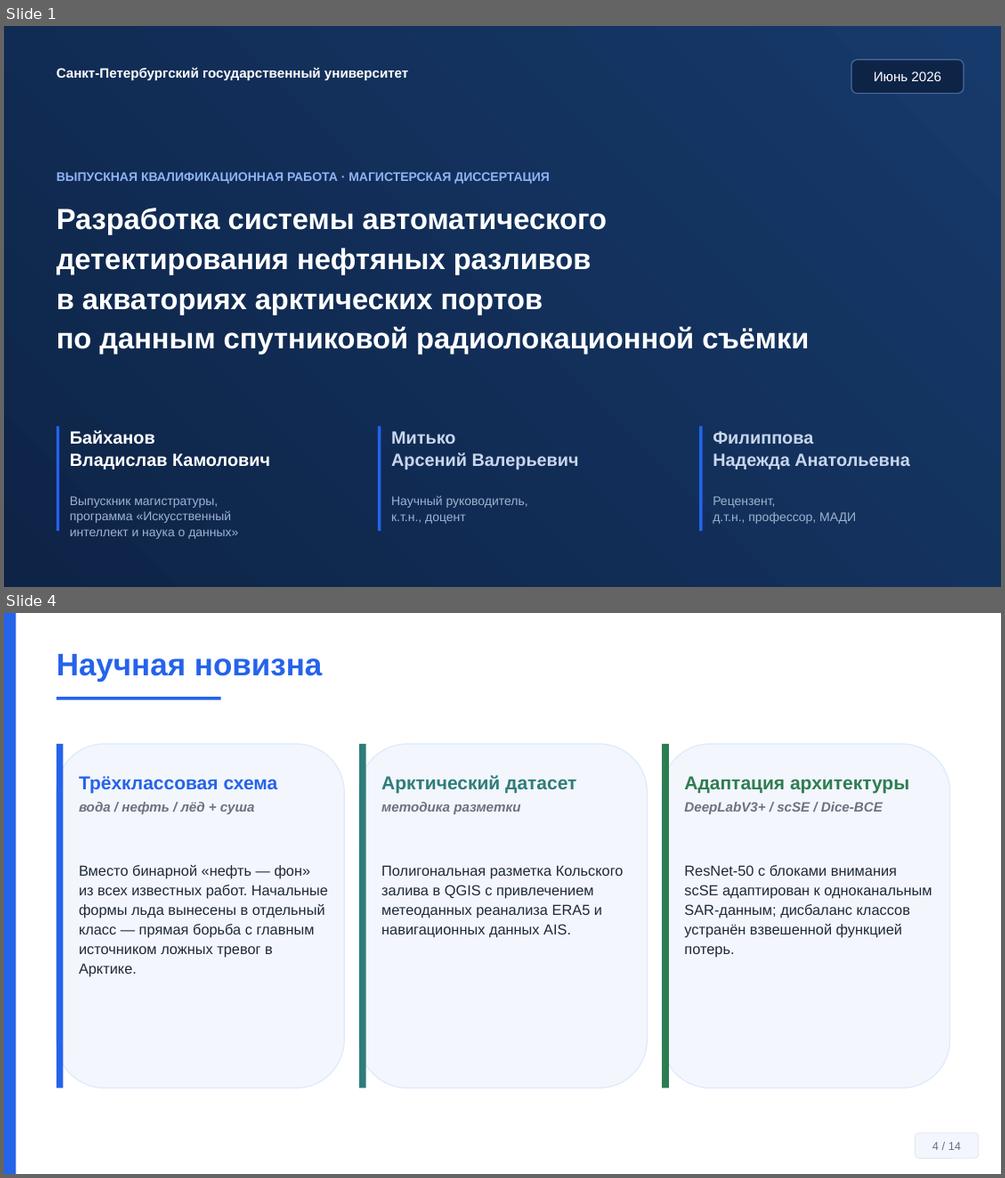
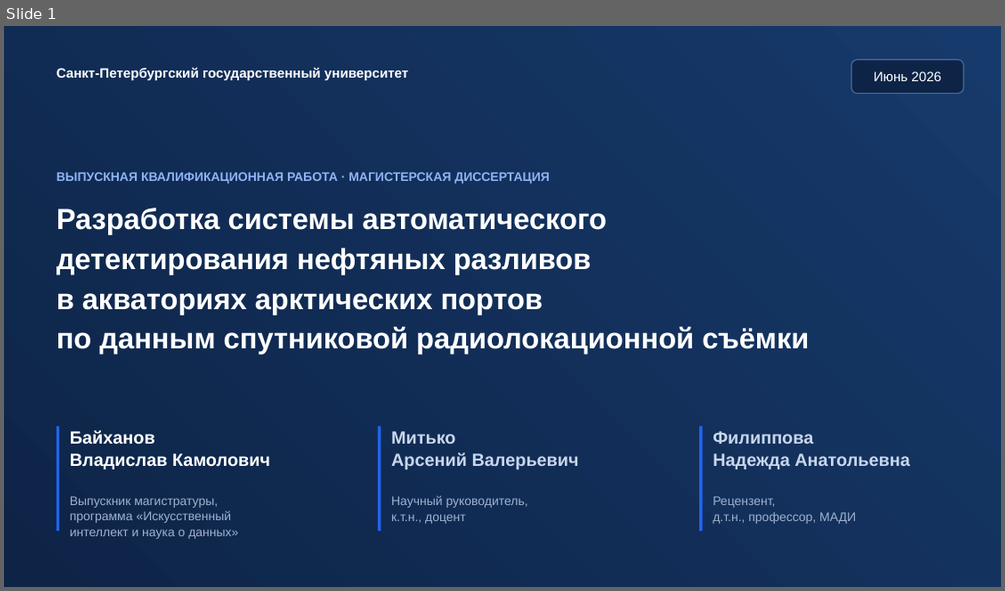
Before and after one commit to Confucius-hub/spbu_db_hw, a slide deck: thesis/vkr_final/Презентация_Финал_Байханов_2026.pptx. Shown one above the other, each under a label of ours: slides 1 and 4 before the commit, slide 1 after it; the slides between them are not shown. The pictures are 1005x1178 and 1005x591 pixels, drawn with LibreOffice and Linux fonts; fonts in the diff are those of the drawing. Boxes give left, top, right and bottom in pixels: in the first picture for what was removed or moved away, otherwise in the second. Text is boxed around its words. In the diff, an @@ line names an element or a change of style, - is before the commit and + after.

```diff
--- a/thesis/vkr_final/Презентация_Финал_Байханов_2026.pptx
+++ b/thesis/vkr_final/Презентация_Финал_Байханов_2026.pptx
@@ slide 4 removed at box(4, 613, 1001, 1174), background #FFFFFF @@
@@ rectangle removed at box(4, 613, 16, 1174) @@
@@ text removed at box(57, 654, 322, 682) @@
-Научная новизна
@@ rectangle removed at box(57, 697, 221, 699) @@
@@ rounded rectangle removed at box(57, 744, 344, 1088) @@
@@ rectangle removed at box(57, 744, 63, 1088) @@
@@ rounded rectangle removed at box(359, 744, 647, 1088) @@
@@ rectangle removed at box(359, 744, 366, 1088) @@
@@ rounded rectangle removed at box(662, 744, 950, 1088) @@
@@ rectangle removed at box(662, 744, 669, 1088) @@
@@ text removed at box(79, 776, 278, 814) @@
-Трёхклассовая схема
-вода / нефть / лёд + суша
@@ text removed at box(381, 775, 576, 814) @@
-Арктический датасет
-методика разметки
@@ text removed at box(684, 776, 909, 814) @@
-Адаптация архитектуры
-DeepLabV3+ / scSE / Dice-BCE
@@ text removed at box(79, 865, 328, 977) @@
-Вместо бинарной «нефть — фон» из всех известных работ. Начальные формы льда вынесены в отдельный класс — прямая борьба с главным источником ложных тревог в Арктике.
@@ text removed at box(381, 865, 623, 938) @@
-Полигональная разметка Кольского залива в QGIS с привлечением метеоданных реанализа ERA5 и навигационных данных AIS.
@@ text removed at box(684, 865, 931, 957) @@
-ResNet-50 с блоками внимания scSE адаптирован к одноканальным SAR-данным; дисбаланс классов устранён взвешенной функцией потерь.
@@ rounded rectangle removed at box(914, 1133, 979, 1159) @@
-4 / 14
```
Also in this commit, not shown: 9 slides changed, 2 slides added, 5 other slides removed, 5 other files.
